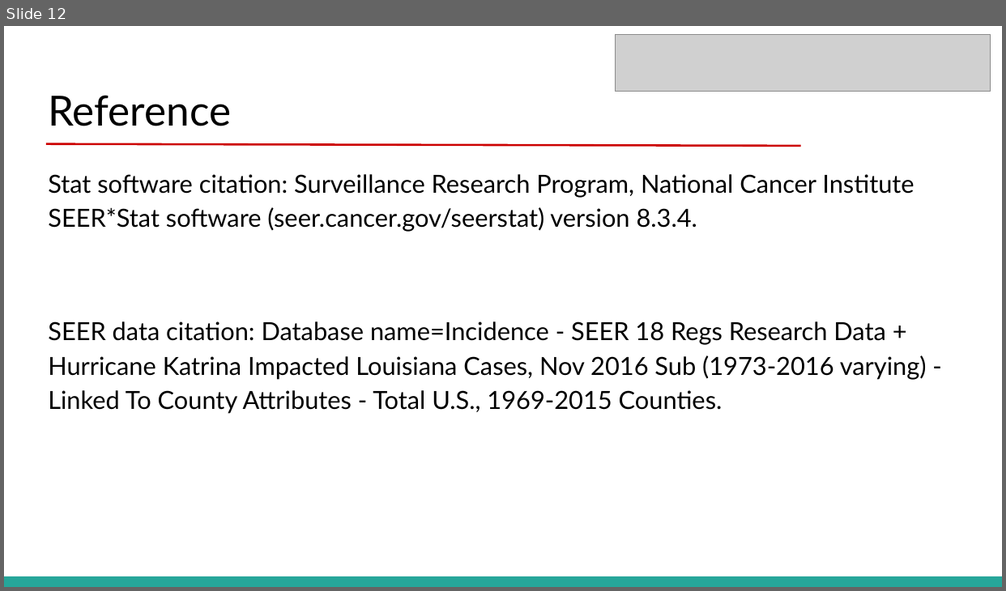
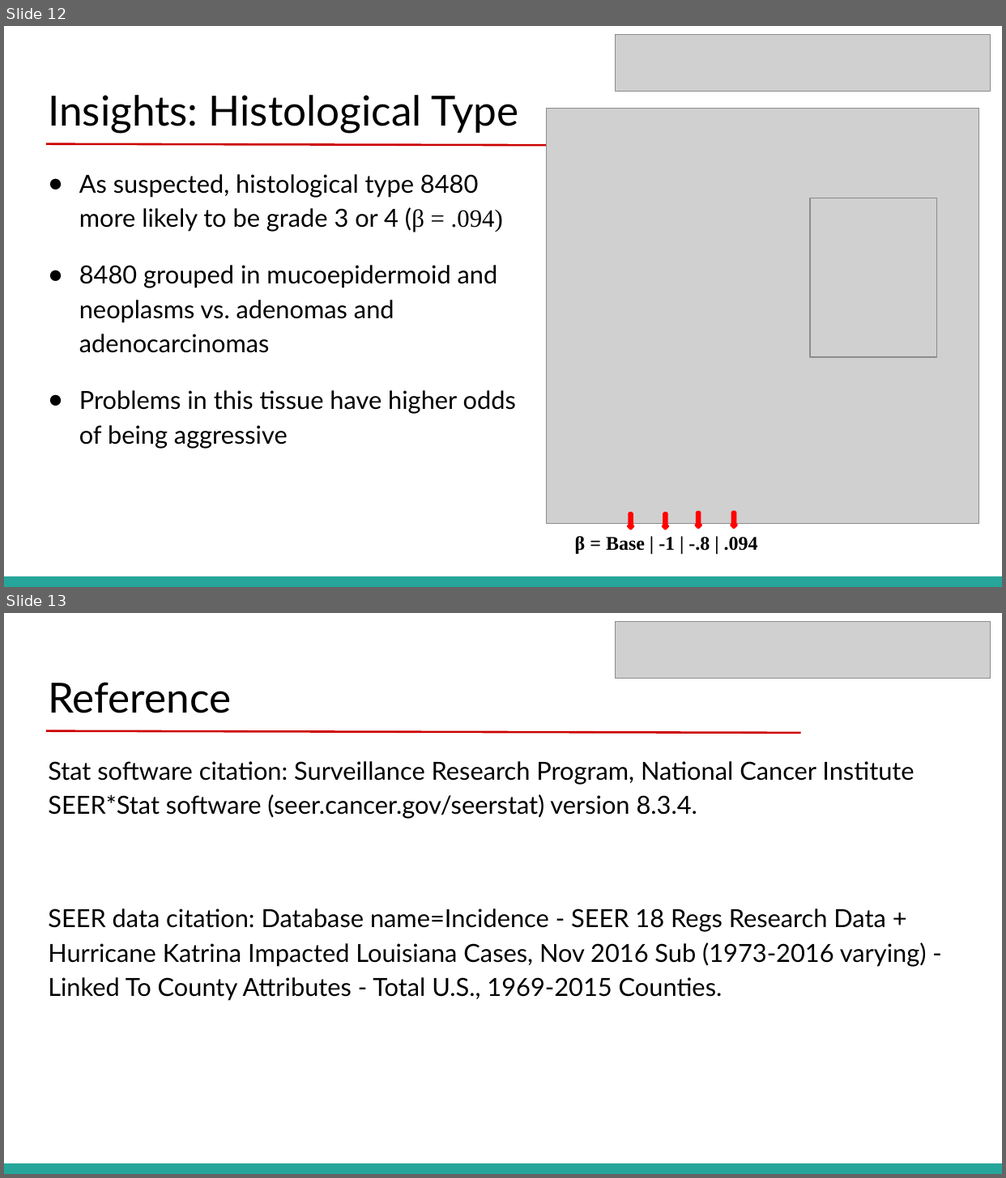
Before and after one commit to ludmila77/Team1-MIS536, a slide deck: reports/Final Presentation.pptx. Shown one above the other, each under a label of ours: slide 12 before the commit, slides 12 and 13 after it. The pictures are 1006x591 and 1006x1178 pixels, drawn with LibreOffice and Linux fonts; fonts in the diff are those of the drawing; grey boxes stand for pictures. Boxes give left, top, right and bottom in pixels: in the first picture for what was removed or moved away, otherwise in the second. Text is boxed around its words. In the diff, an @@ line names an element or a change of style, - is before the commit and + after.

```diff
--- a/reports/Final Presentation.pptx
+++ b/reports/Final Presentation.pptx
@@ slide 12 added at (x1=4, y1=26, x2=1002, y2=587), background #FFFFFF; not listed: 1 template element that a slide beside it also shows @@
@@ picture added at (x1=615, y1=34, x2=990, y2=91) @@
@@ title added at (x1=48, y1=95, x2=518, y2=134), 30 pt, text #000000 @@
+Insights: Histological Type
@@ picture added at (x1=547, y1=108, x2=979, y2=524) @@
@@ line added from (46, 143) to (800, 146), #CC0000 1.5 pt @@
@@ text added at (x1=79, y1=174, x2=516, y2=449), 18 pt, text #000000 @@
+● As suspected, histological type 8480 more likely to be grade 3 or 4 (β = .094)
+● 8480 grouped in mucoepidermoid and neoplasms vs. adenomas and adenocarcinomas
+● Problems in this tissue have higher odds of being aggressive
@@ picture added at (x1=810, y1=199, x2=937, y2=357) @@
@@ down arrow added at (x1=628, y1=514, x2=633, y2=529), fill #FF0000, outline #FF0000 2 pt @@
@@ down arrow added at (x1=663, y1=514, x2=667, y2=529), fill #FF0000, outline #FF0000 2 pt @@
@@ down arrow added at (x1=696, y1=512, x2=701, y2=527), fill #FF0000, outline #FF0000 2 pt @@
@@ down arrow added at (x1=731, y1=512, x2=736, y2=527), fill #FF0000, outline #FF0000 2 pt @@
@@ text added at (x1=575, y1=536, x2=758, y2=554), 14 pt, text #000000, bold @@
+β = Base | -1 | -.8 | .094
@@ what was slide 12 is now slide 13 @@
```
Also in this commit, not shown: 5 slides changed, 2 other slides added, 1 slide removed.
